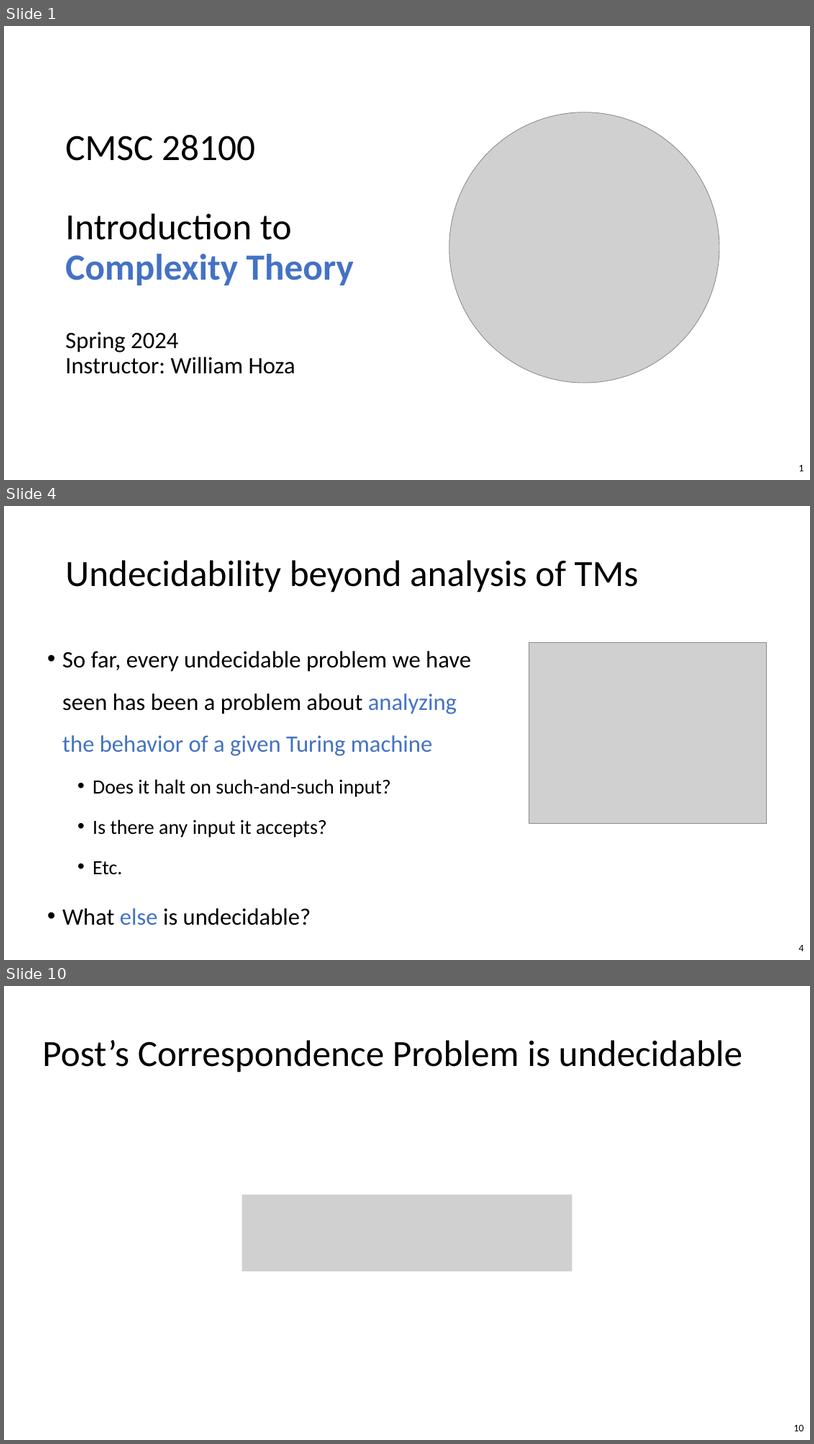
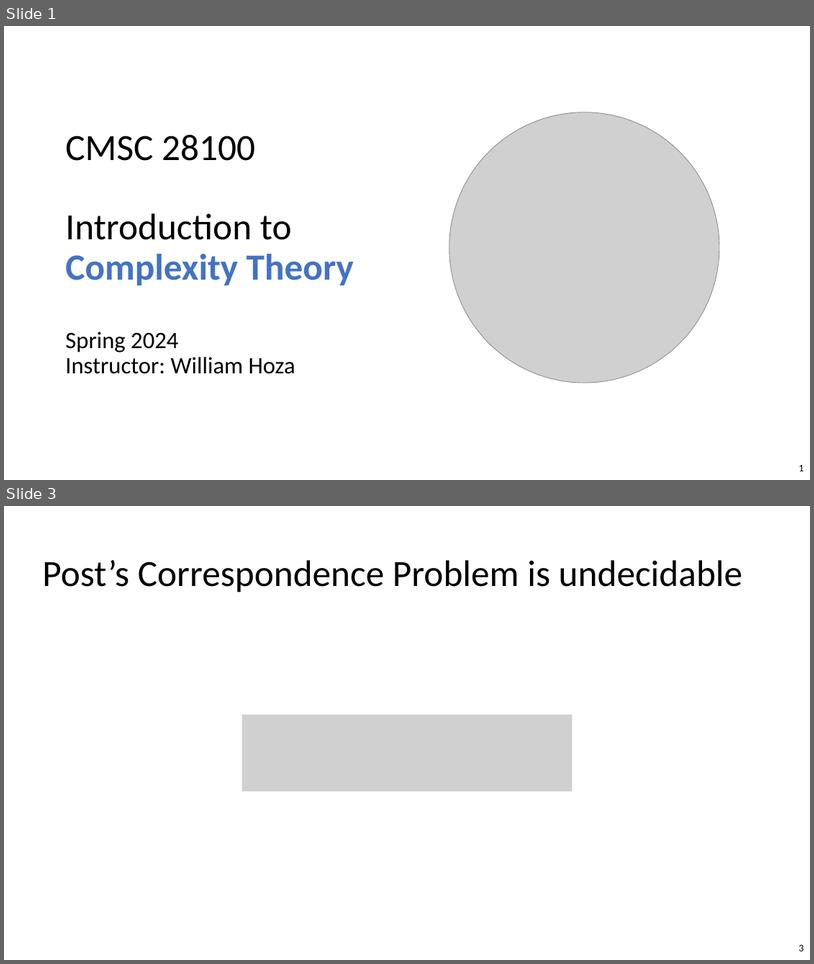
Before and after one commit to williamhoza/personal-website, a slide deck: teaching/spring2024-intro-to-complexity/next-slides.pptx. Shown one above the other, each under a label of ours: slides 1, 4 and 10 before the commit, slides 1 and 3 after it; the slides between them are not shown. The pictures are 814x1444 and 814x964 pixels, drawn with LibreOffice and Linux fonts; fonts in the diff are those of the drawing; grey boxes stand for pictures. Boxes give left, top, right and bottom in pixels: in the first picture for what was removed or moved away, otherwise in the second. Text is boxed around its words. In the diff, an @@ line names an element or a change of style, - is before the commit and + after.

```diff
--- a/teaching/spring2024-intro-to-complexity/next-slides.pptx
+++ b/teaching/spring2024-intro-to-complexity/next-slides.pptx
@@ slide 4 removed at bbox=[4, 506, 810, 960], background #FFFFFF @@
@@ title removed at bbox=[65, 560, 639, 592] @@
-Undecidability beyond analysis of TMs
@@ text removed at bbox=[62, 651, 471, 925] @@
-• So far, every undecidable problem we have seen has been a problem about analyzing the behavior of a given Turing machine
-  • Does it halt on such-and-such input?
-  • Is there any input it accepts?
-  • Etc.
-• What else is undecidable?
@@ picture removed at bbox=[530, 643, 767, 823] @@
@@ page number removed at bbox=[799, 944, 804, 951] @@
-4
@@ what was slide 10 is now slide 3 @@
@@ page number at bbox=[799, 944, 804, 951]: text changed @@
-10
+3
```
Also in this commit, not shown: 5 slides changed, 11 other slides removed.
